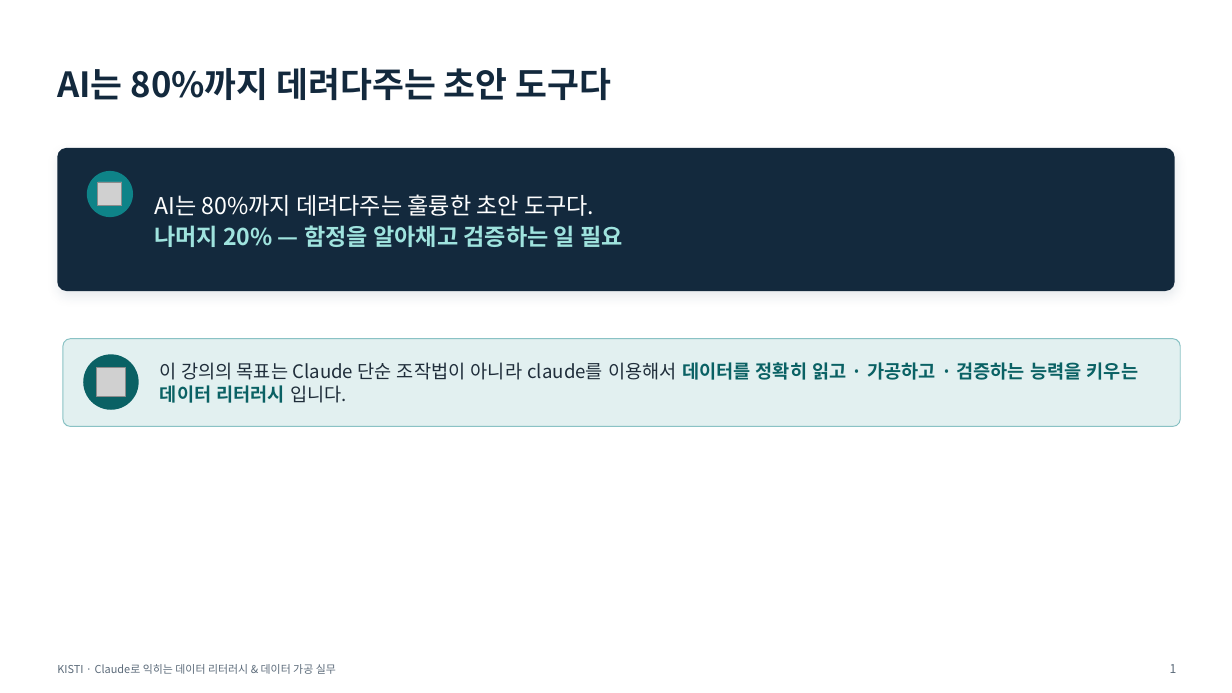
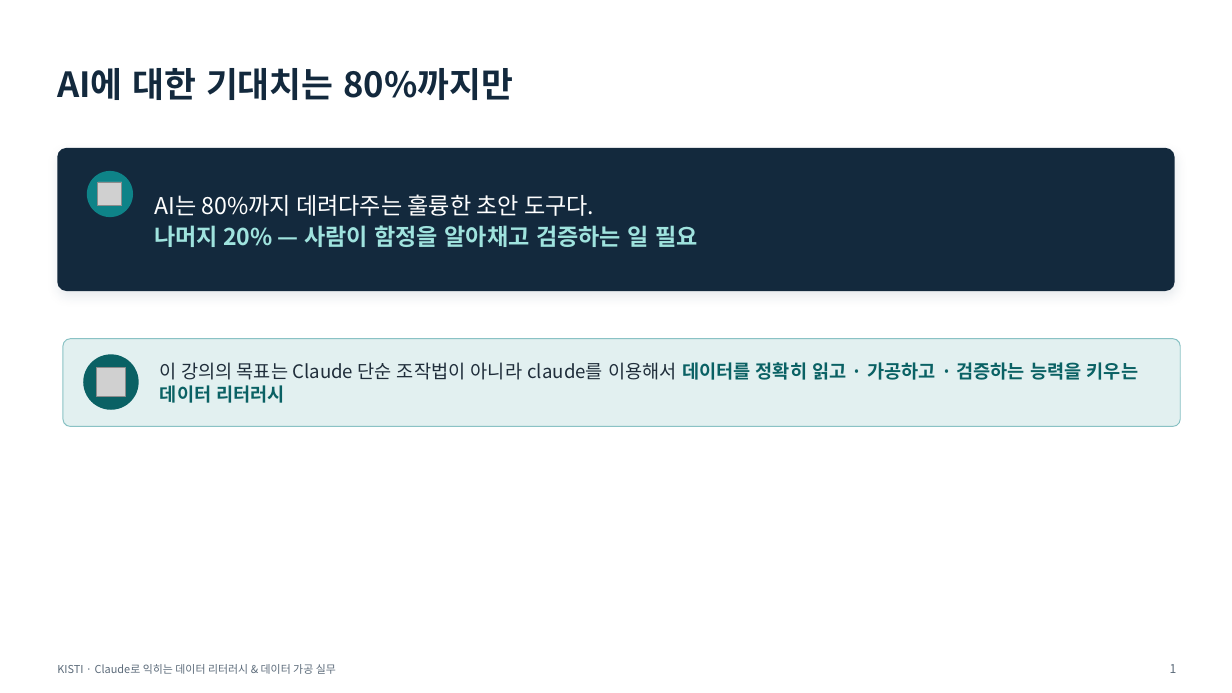
Before and after one commit to thinkinghs/lecture_6_18, a slide deck: slide 17 of 2차시_강의자료_합본.pptx (slide 16 before the commit). Drawn at 1232x693 pixels with LibreOffice and Linux fonts; fonts in the diff are those of the drawing; grey boxes stand for pictures. Boxes give left, top, right and bottom in pixels: in the first picture for what was removed or moved away, otherwise in the second. Text is boxed around its words. In the diff, an @@ line names an element or a change of style, - is before the commit and + after.

```diff
--- a/2차시_강의자료_합본.pptx
+++ b/2차시_강의자료_합본.pptx
@@ text at box(57, 68, 513, 100): text changed @@
-AI는 80%까지 데려다주는 초안 도구다
+AI에 대한 기대치는 80%까지만
@@ text at box(154, 225, 698, 247): text changed @@
-나머지 20% — 함정을 알아채고 검증하는 일 필요
+나머지 20% — 사람이 함정을 알아채고 검증하는 일 필요
@@ text at box(160, 362, 1138, 403): text changed @@
-이 강의의 목표는 Claude 단순 조작법이 아니라 claude를 이용해서 데이터를 정확히 읽고 · 가공하고 · 검증하는 능력을 키우는 데이터 리터러시 입니다.
+이 강의의 목표는 Claude 단순 조작법이 아니라 claude를 이용해서 데이터를 정확히 읽고 · 가공하고 · 검증하는 능력을 키우는 데이터 리터러시
```
Also in this commit, not shown: 34 other slides changed, 4 slides added, 3 slides removed.
